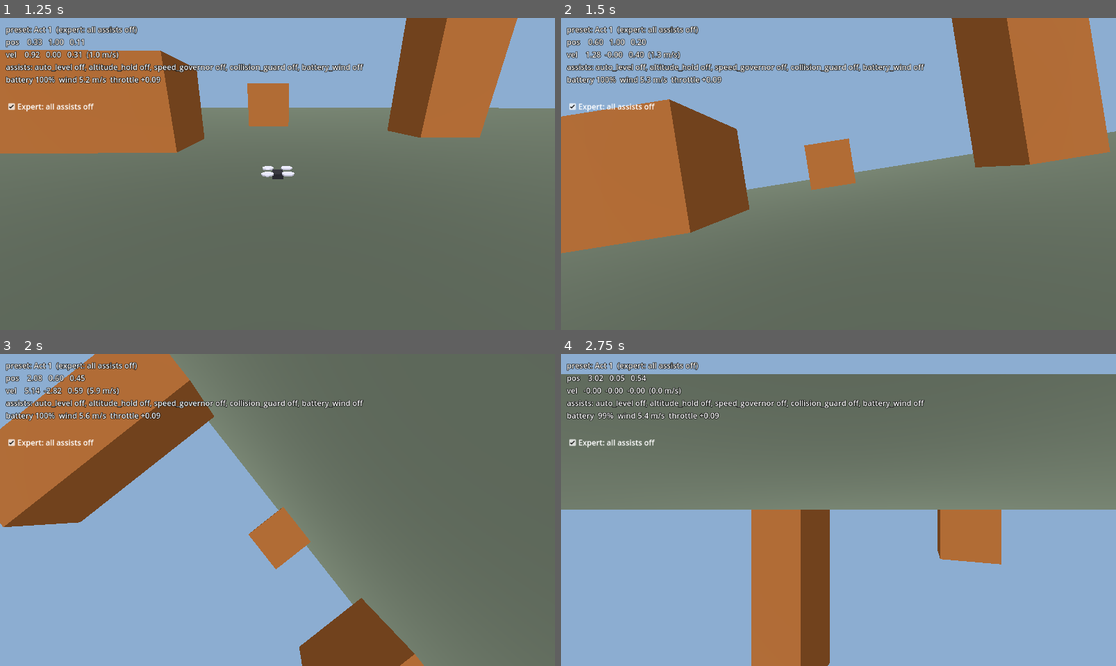
Above: before the commit, frames 1-4 (two rows, left to right).
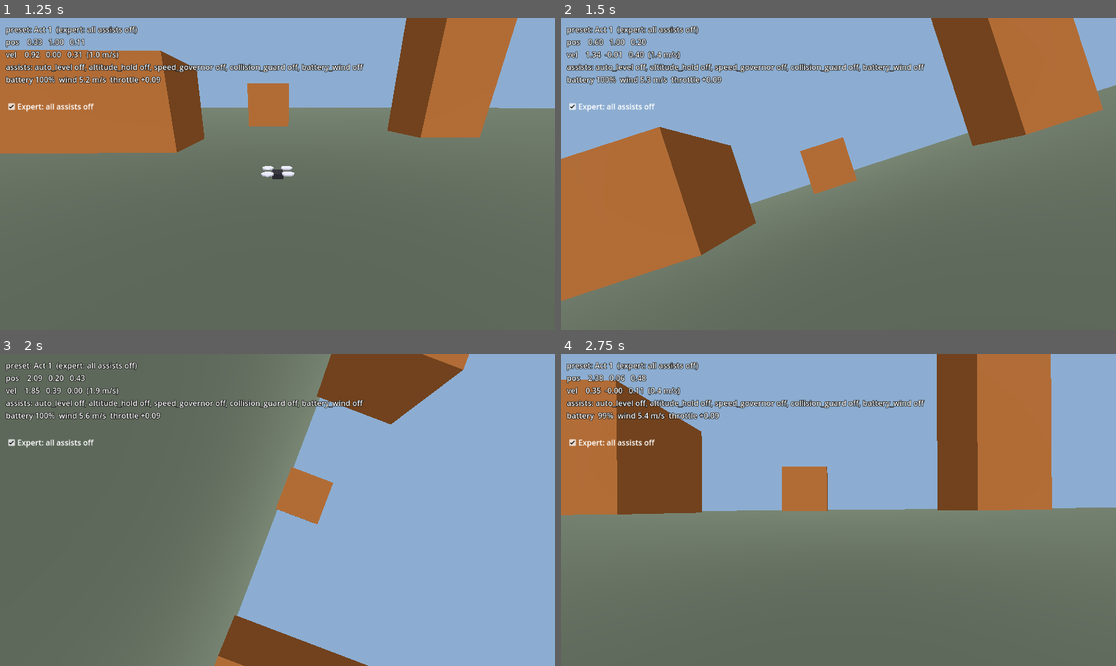
Above: after the commit, the same moments.

Repository: avdrav1/drone-sports
Game: Godot game, scene res://scenes/debug_flight.tscn
The game is run twice, just before and just after one commit, with the same random seed, the same clock (stepped at 60 frames per second) and the same inputs.
Inputs (mouse positions are in pixels of both pictures, inside the frame that each line leads up to):
- Up to frame 1 (1.25 s): click "Expert: all assists off" at 0.5 s
- Up to frame 2 (1.5 s): tap Enter at 1.25 s; move the mouse to (960, 158) at 1.27 s; hold Right (roll_right) from 1.28 s (still down); hold C (cycle_camera) from 1.28 s (still down); click (960, 158) at 1.42 s
- Up to frame 3 (2 s): keep holding Right (roll_right); keep holding C (cycle_camera)
- Up to frame 4 (2.75 s): release Right (roll_right) at 2 s; release C (cycle_camera) at 2 s; drag from (727, 525) to (810, 572) at 2.02 s

Frame 1 is identical in both runs. In frame 2, 13% of the frame differs, in the area x 0-100%, y 0-91%; in frame 3, 87%; in frame 4, 93%, in the area x 0-100%, y 0-100%.

Commit message:
Story 1.10: Faster rotation
Co-Authored-By: Claude Opus 5.5 <noreply@anthropic.com>

Diff:
--- a/scripts/drone/flight_control.gd
+++ b/scripts/drone/flight_control.gd
@@ -4,8 +4,9 @@
 # pitch/roll stick values; never touches physics.
 
 ## PD gains from attitude error (rad) and body rate (rad/s) to stick.
-const KP := 3.6
-const KD := 0.375
+## Scaled by stick authority so the closed loop is the same whatever torque a stick gives.
+const KP := 0.54 / Mixer.STICK_AUTHORITY
+const KD := 0.05625 / Mixer.STICK_AUTHORITY
 const MAX_TILT := deg_to_rad(45.0)
 
 ## Nose-down angle in radians (positive is nose down).
--- a/scripts/drone/mixer.gd
+++ b/scripts/drone/mixer.gd
@@ -4,7 +4,7 @@
 # 0 front-left, 1 front-right, 2 back-left, 3 back-right.
 
 ## Each stick at full deflection moves a motor by this fraction of max thrust.
-const STICK_AUTHORITY := 0.15
+const STICK_AUTHORITY := 0.30
 
 static func mix(intent: Intent, max_thrust: float) -> PackedFloat32Array:
 	var collective := (clampf(intent.throttle, -1.0, 1.0) + 1.0) * 0.5 * max_thrust
--- a/tests/test_input_mixer.gd
+++ b/tests/test_input_mixer.gd
@@ -114,3 +114,20 @@
 		Input.action_release(a)
 	src.free()
 	return i.throttle == 1.0 and i.pitch == 1.0 and i.roll == -1.0 and i.yaw == 1.0
+
+# Story 1.10: faster rotation.
+func test_full_stick_flip_fast_and_low_loss() -> bool:
+	var probe: Drone = DRONE.instantiate()
+	var hover := Mixer.hover_throttle(probe.hover_thrust(), probe.max_thrust)
+	probe.free()
+	var d := _spawn(_intent(hover, 1.0))
+	var turned := 0.0
+	var frames := 0
+	while turned < TAU and frames < 120:
+		await Sim.physics_frames(1)
+		frames += 1
+		turned += -_body_rate(d).x / 60.0
+	var lost := 20.0 - d.global_position.y
+	print("        flip: %.2f s, height lost %.2f m" % [frames / 60.0, lost])
+	d.free()
+	return turned >= TAU and frames <= 48 and lost < 3.0
Not shown, changed: docs/BACKLOG.md
